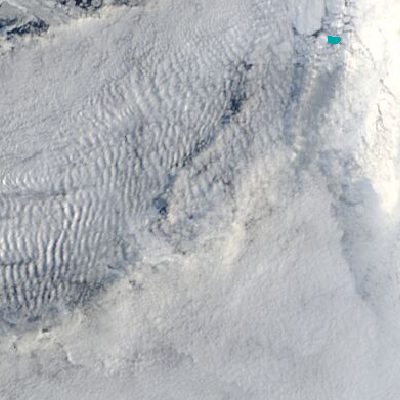
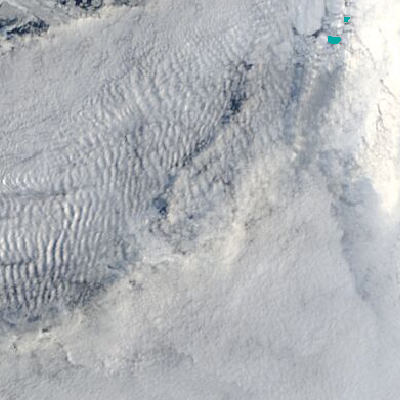
Revision of a layered w=400, h=400 image; what changed, layer by layer:
painted on "ice floes" (2nd of 2) over (x1=344, y1=17, x2=350, y2=22)
